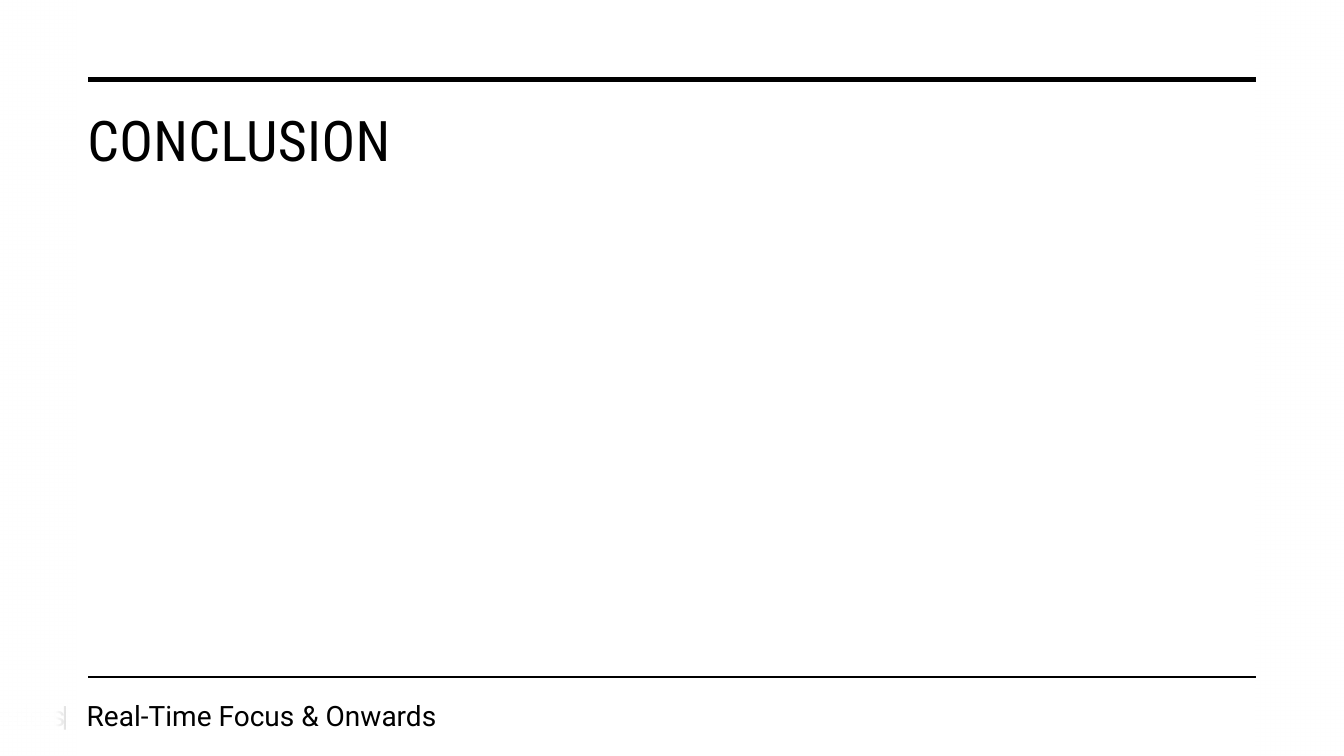
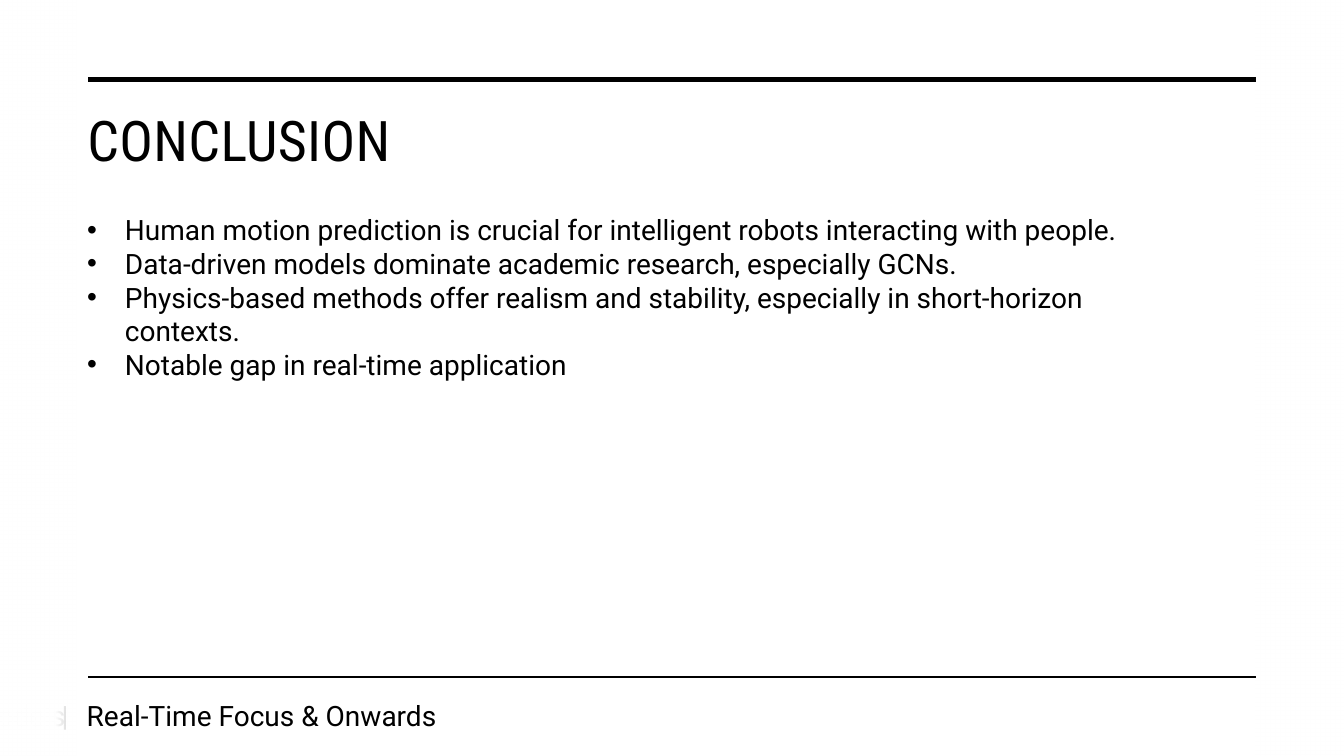
Before and after one commit to AndrewHutani/HMP, a slide deck: slide 15 of Towards Real-Time Human Motion Prediction using Data-Driven and.pptx (slide 14 before the commit). Drawn at 1344x756 pixels with LibreOffice and Linux fonts; fonts in the diff are those of the drawing. Boxes give left, top, right and bottom in pixels: in the first picture for what was removed or moved away, otherwise in the second. Text is boxed around its words. In the diff, an @@ line names an element or a change of style, - is before the commit and + after.

```diff
--- a/Towards Real-Time Human Motion Prediction using Data-Driven and.pptx
+++ b/Towards Real-Time Human Motion Prediction using Data-Driven and.pptx
@@ text added at (125, 218, 1116, 381), 20 pt, text #000000 @@
+• Human motion prediction is crucial for intelligent robots interacting with people.
+• Data-driven models dominate academic research, especially GCNs.
+• Physics-based methods offer realism and stability, especially in short-horizon contexts.
+• Notable gap in real-time application
```
Also in this commit, not shown: 10 other slides changed, 5 slides added, 3 slides removed, 11 other files.
